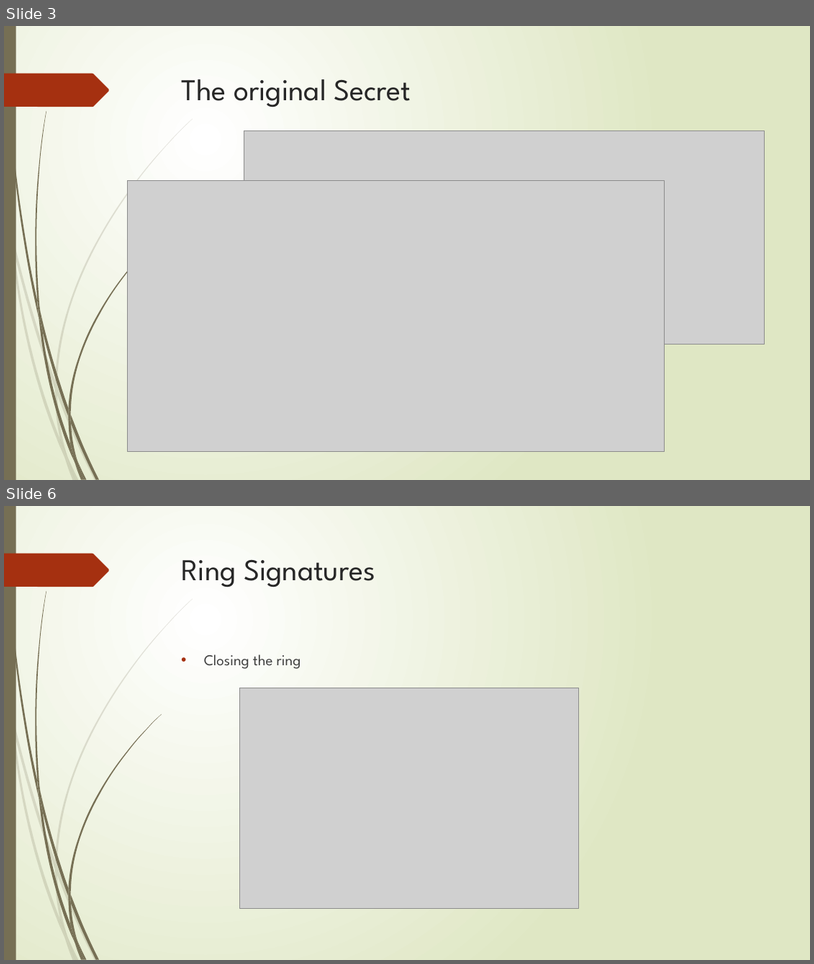
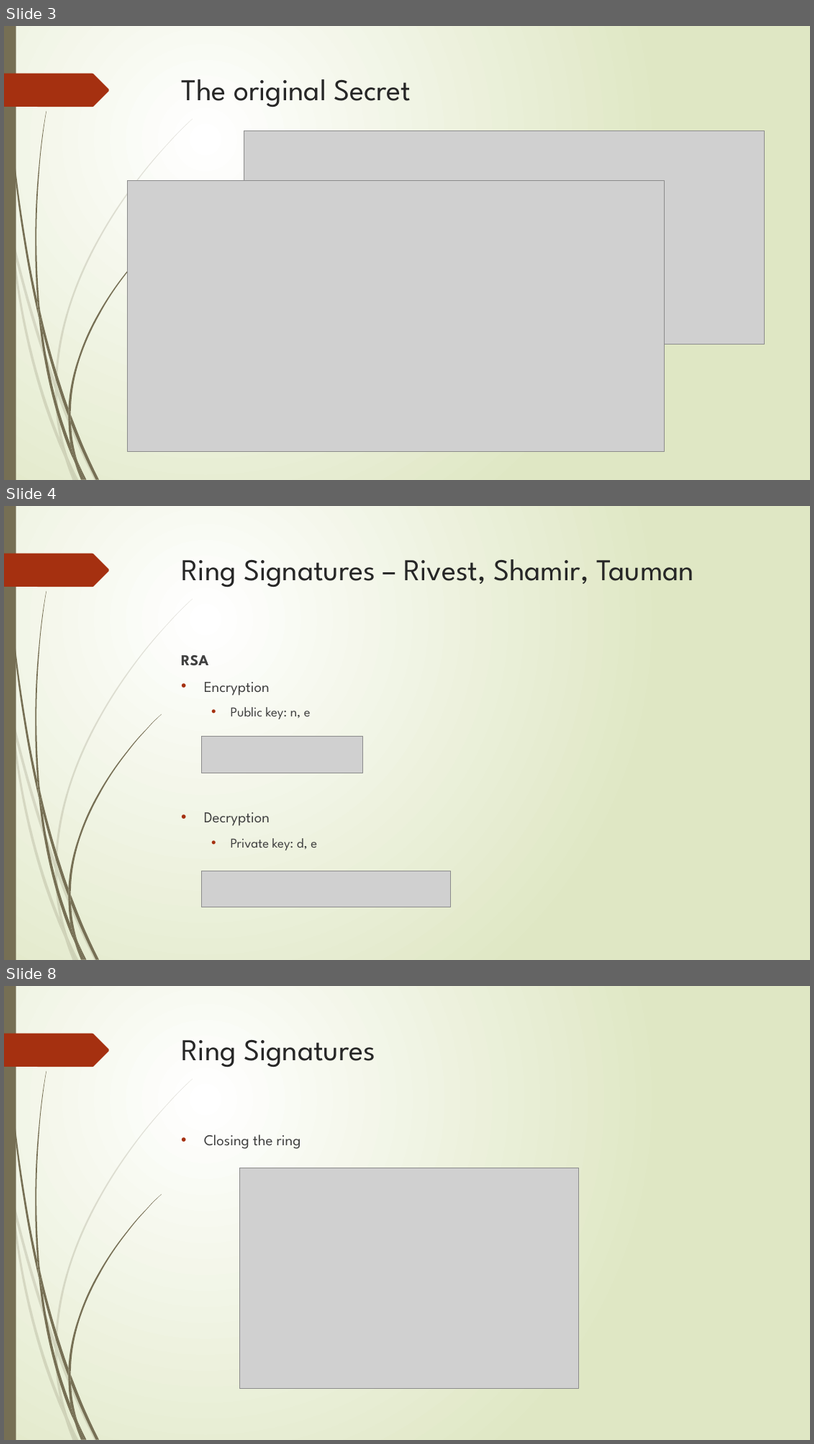
Before and after one commit to eliranmoyal/geo-secret, a slide deck: geo-secret.pptx. Shown one above the other, each under a label of ours: slides 3 and 6 before the commit, slides 3, 4 and 8 after it; the slides between them are not shown. The pictures are 814x964 and 814x1444 pixels, drawn with LibreOffice and Linux fonts; fonts in the diff are those of the drawing; grey boxes stand for pictures. Boxes give left, top, right and bottom in pixels: in the first picture for what was removed or moved away, otherwise in the second. Text is boxed around its words. In the diff, an @@ line names an element or a change of style, - is before the commit and + after.

```diff
--- a/geo-secret.pptx
+++ b/geo-secret.pptx
@@ slide 4 added at bbox=[4, 506, 810, 960], background gradient #FFFFFF to #DFE8C4; not listed: 24 template elements that a slide beside it also shows @@
@@ title added at bbox=[182, 559, 694, 587], 36 pt, text #262626 @@
+Ring Signatures – Rivest, Shamir, Tauman
@@ text added at bbox=[181, 655, 317, 850], 16 pt, text #404040 @@
+RSA
+• Encryption
+  • Public key: n, e
+• Decryption
+  • Private key: d, e
@@ picture added at bbox=[202, 736, 363, 773] @@
@@ picture added at bbox=[202, 871, 450, 906] @@
@@ what was slide 6 is now slide 8 @@
```
Also in this commit, not shown: 3 slides changed, 1 other slide added, 7 other files.
